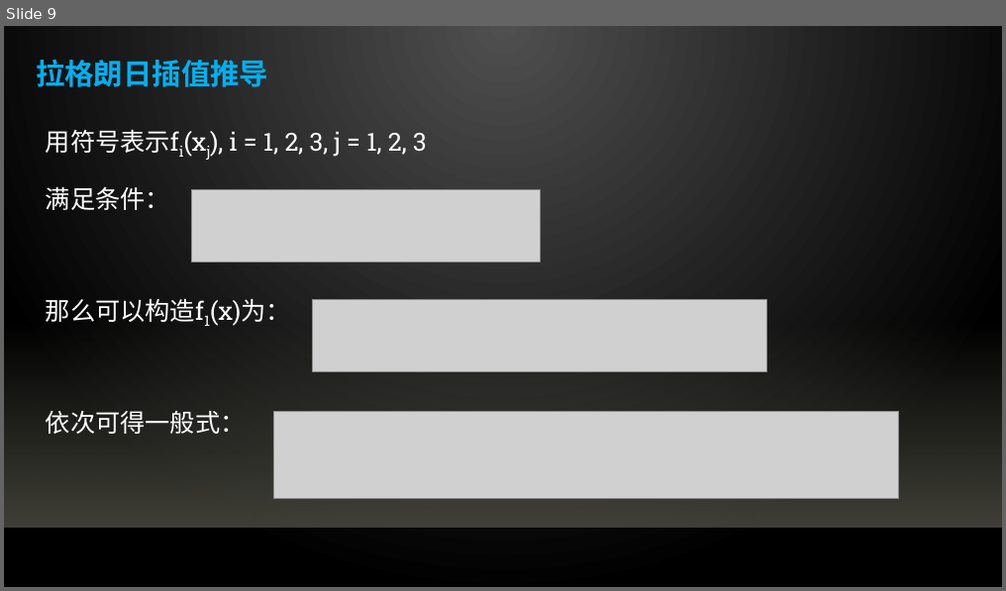
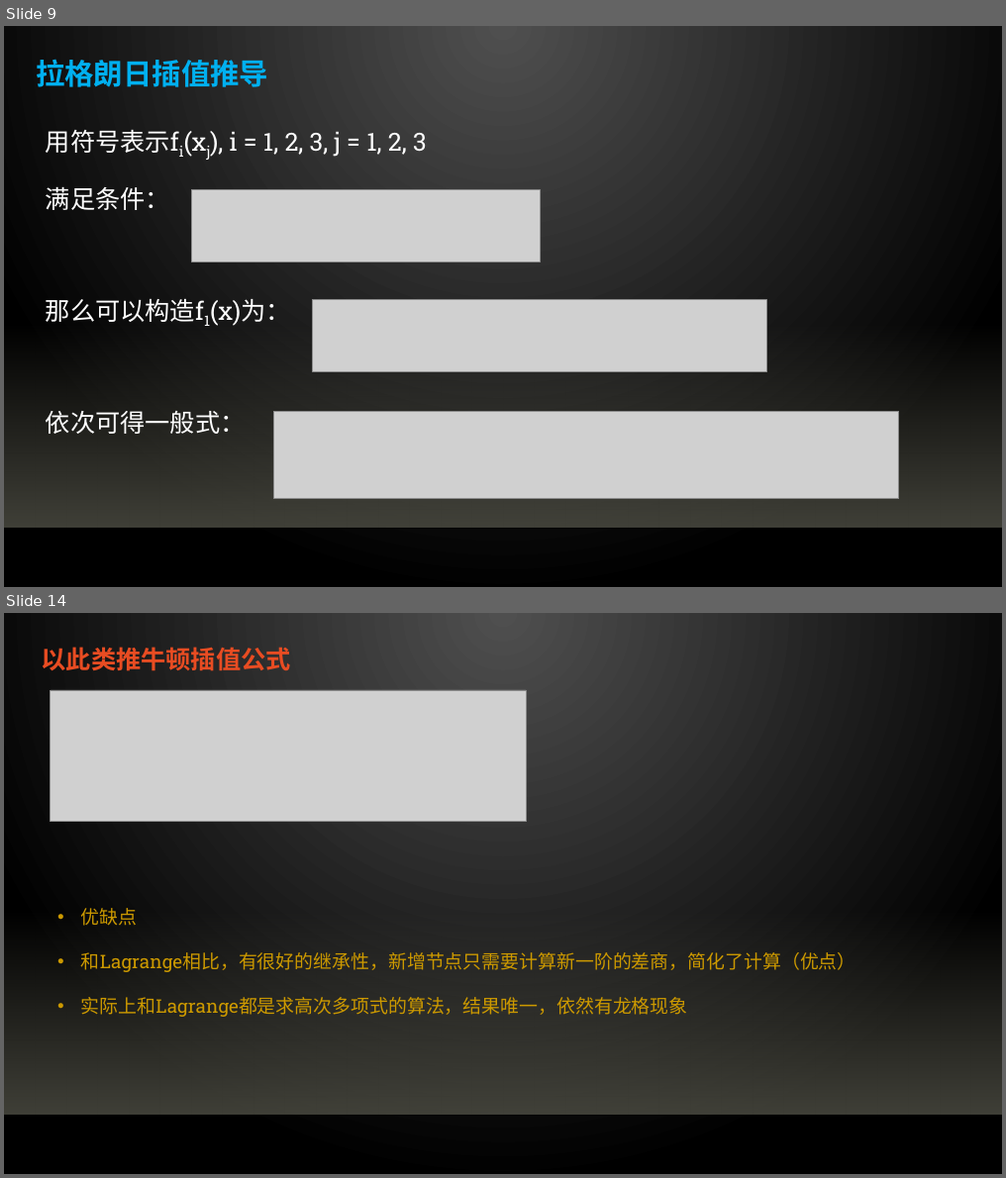
Before and after one commit to qinflying/pyinterpolation, a slide deck: docs/数据插值与拟合.pptx. Shown one above the other, each under a label of ours: slide 9 before the commit, slides 9 and 14 after it; the slides between them are not shown. The pictures are 1006x591 and 1006x1178 pixels, drawn with LibreOffice and Linux fonts; fonts in the diff are those of the drawing; grey boxes stand for pictures; background and template pictures are left out. Boxes give left, top, right and bottom in pixels: in the first picture for what was removed or moved away, otherwise in the second. Text is boxed around its words. In the diff, an @@ line names an element or a change of style, - is before the commit and + after.

```diff
--- a/docs/数据插值与拟合.pptx
+++ b/docs/数据插值与拟合.pptx
@@ slide 14 added at bbox=[4, 613, 1002, 1174], background gradient #505050 to #000000; not listed: 2 template elements that a slide beside it also shows @@
@@ text added at bbox=[42, 647, 291, 671], 24 pt, text #E84C22, bold @@
+以此类推牛顿插值公式
@@ picture added at bbox=[51, 690, 527, 821] @@
@@ text added at bbox=[81, 908, 856, 1017], 18 pt, text #CC9900 @@
+• 优缺点
+• 和Lagrange相比，有很好的继承性，新增节点只需要计算新一阶的差商，简化了计算（优点）
+• 实际上和Lagrange都是求高次多项式的算法，结果唯一，依然有龙格现象
```
Also in this commit, not shown: 3 slides changed, 3 other slides added, 7 other files.
